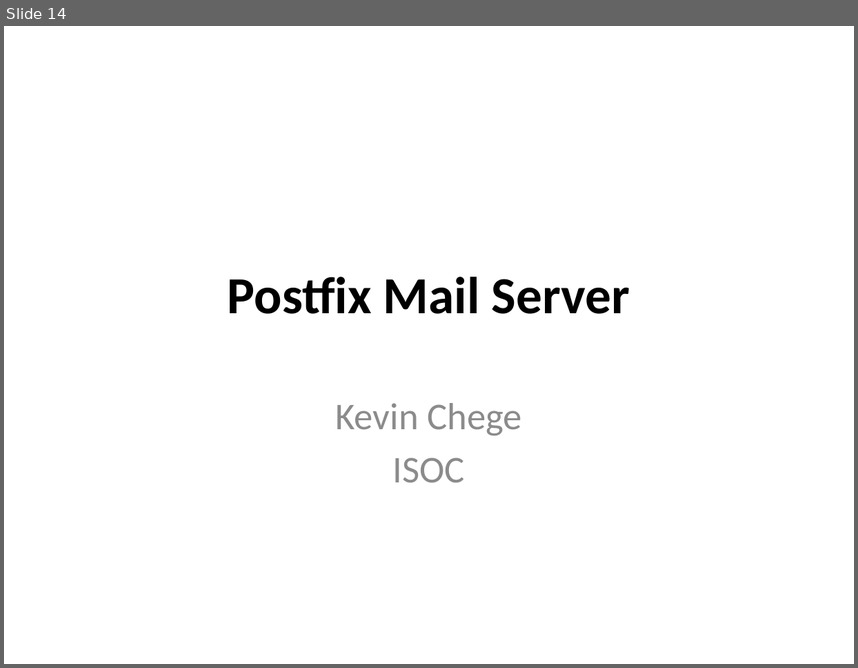
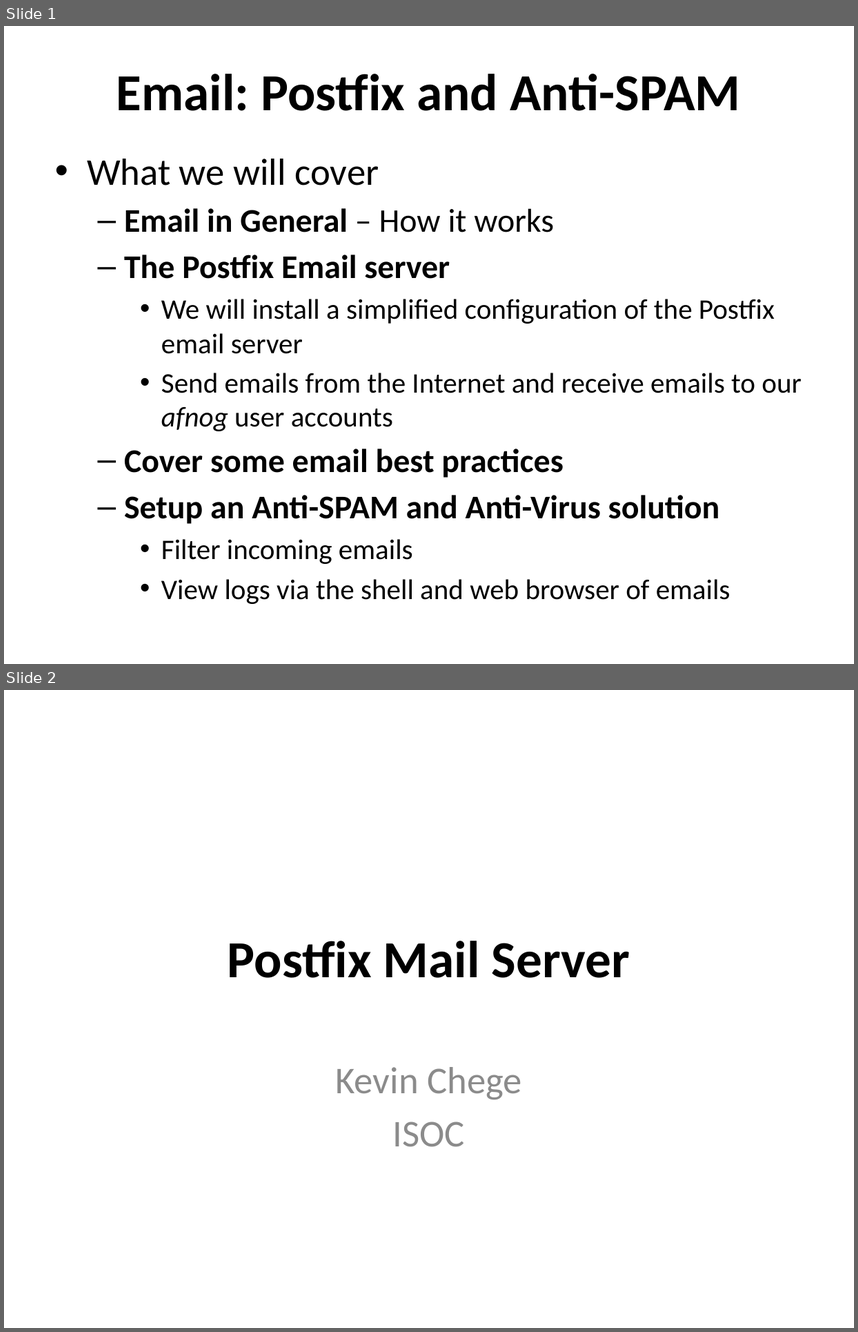
Before and after one commit to afnog/sse, a slide deck: postfix/postfix-mailgateway-debian.pptx. Shown one above the other, each under a label of ours: slide 14 before the commit, slides 1 and 2 after it. The pictures are 858x668 and 858x1332 pixels, drawn with LibreOffice and Linux fonts; fonts in the diff are those of the drawing. Boxes give left, top, right and bottom in pixels: in the first picture for what was removed or moved away, otherwise in the second. Text is boxed around its words. In the diff, an @@ line names an element or a change of style, - is before the commit and + after.

```diff
--- a/postfix/postfix-mailgateway-debian.pptx
+++ b/postfix/postfix-mailgateway-debian.pptx
@@ slide 1 added at (x1=4, y1=26, x2=854, y2=664), background #FFFFFF @@
@@ title added at (x1=116, y1=74, x2=740, y2=111), 44 pt, text #000000, bold @@
+Email: Postfix and Anti-SPAM
@@ text added at (x1=87, y1=158, x2=801, y2=604), 24 pt, text #000000 @@
+• What we will cover
+  – Email in General – How it works
+  – The Postfix Email server
+    • We will install a simplified configuration of the Postfix email server
+    • Send emails from the Internet and receive emails to our afnog user accounts
+  – Cover some email best practices
+  – Setup an Anti-SPAM and Anti-Virus solution
+    • Filter incoming emails
+    • View logs via the shell and web browser of emails
@@ what was slide 14 is now slide 2 @@
```
Also in this commit, not shown: 10 slides changed, 7 other slides added, 3 slides removed.
